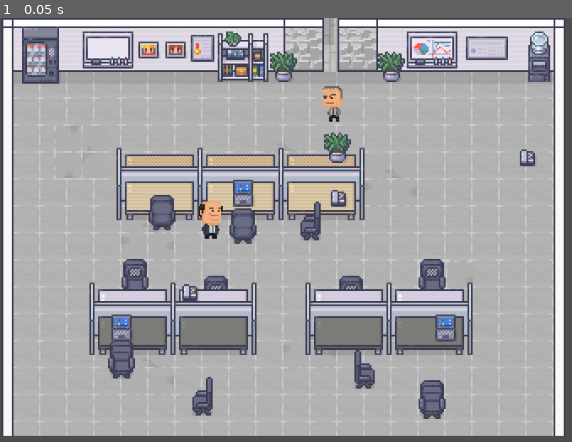
Above: before the commit, frame 1.
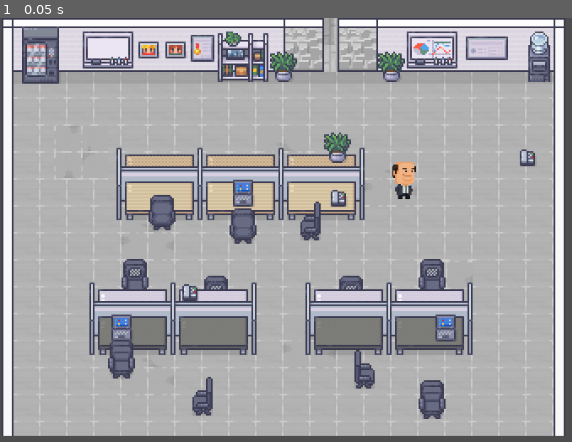
Above: after the commit, the same moment.

Repository: Medill-East/2025_gamejam_gmtk
Game: Godot game, scene res://loop/loop-main-1217PM.tscn
Same seed, same stepped clock (60 frames per second), same inputs: the game is played once before the commit and once after it. This scene is started directly instead of the project's main scene.
Inputs:
- Up to frame 1 (0.05 s): no input

The runs differ from the first frame. In frame 1, 0.8% of the frame differs, in the area x 34-73%, y 16-53%.

Commit message:
remove characters

Diff:
--- a/20250706-dodge2d/loop/loop-main-1217PM.tscn
+++ b/20250706-dodge2d/loop/loop-main-1217PM.tscn
@@ -1,9 +1,8 @@
-[gd_scene load_steps=19 format=4 uid="uid://cwgddj4xigwm5"]
+[gd_scene load_steps=18 format=4 uid="uid://cwgddj4xigwm5"]
 
 [ext_resource type="Texture2D" uid="uid://ts67lr1ps54x" path="res://art/Loop/Assets/Modern_Office_Black_Shadow_32x32.png" id="1_yqg21"]
 [ext_resource type="Texture2D" uid="uid://dv1eixyn6h2pa" path="res://art/Loop/Assets/Room_Builder_Office_32x32.png" id="2_yt6ow"]
 [ext_resource type="Texture2D" uid="uid://b8qch1ul23043" path="res://art/Loop/Characters.png" id="3_vgdvs"]
-[ext_resource type="PackedScene" uid="uid://b4odqwp3gtigc" path="res://loop/loop-boss.tscn" id="4_bc0wx"]
 
 [sub_resource type="TileSetAtlasSource" id="TileSetAtlasSource_wxrv1"]
 texture = ExtResource("1_yqg21")
@@ -13947,11 +13946,8 @@
 tile_set = SubResource("TileSet_ph4g1")
 
 [node name="Colleague" type="Sprite2D" parent="."]
-position = Vector2(250, 240)
+position = Vector2(479, 193)
 scale = Vector2(0.355419, 0.355419)
 texture = ExtResource("3_vgdvs")
 region_enabled = true
 region_rect = Rect2(480, 24, 79.9094, 128)
-
-[node name="Loop-boss" parent="." instance=ExtResource("4_bc0wx")]
-position = Vector2(395, 102)
